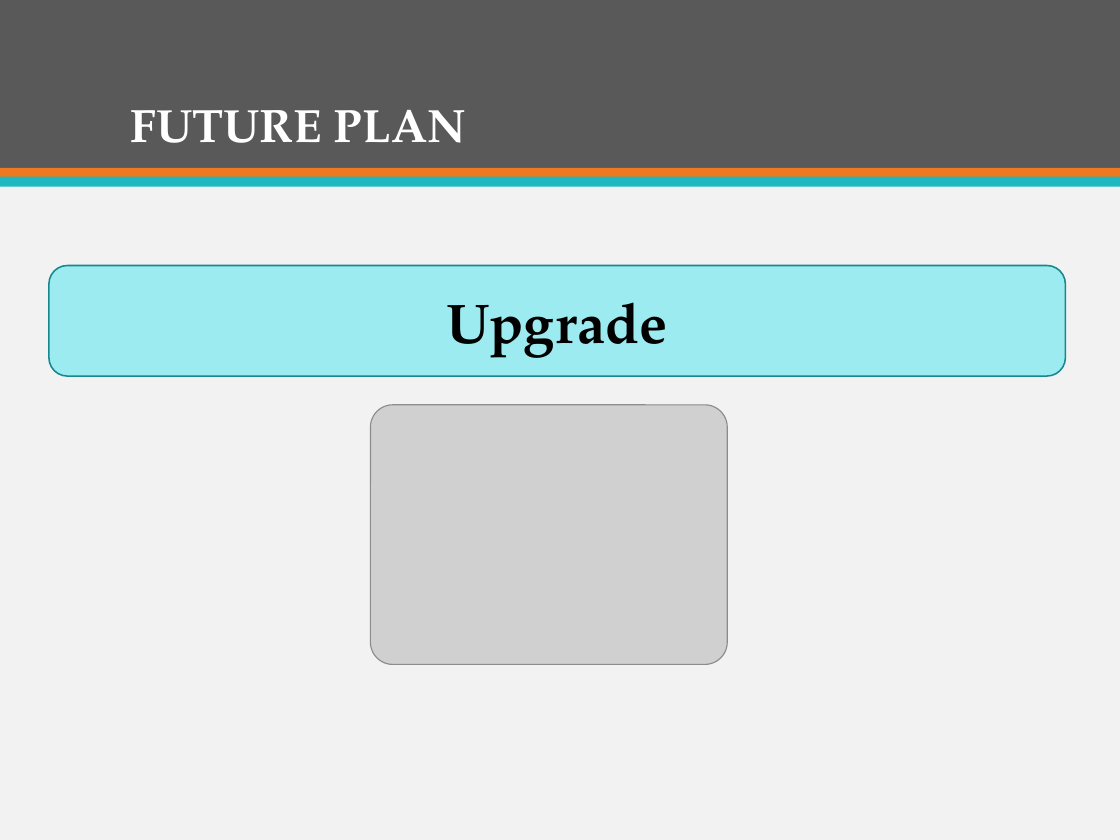
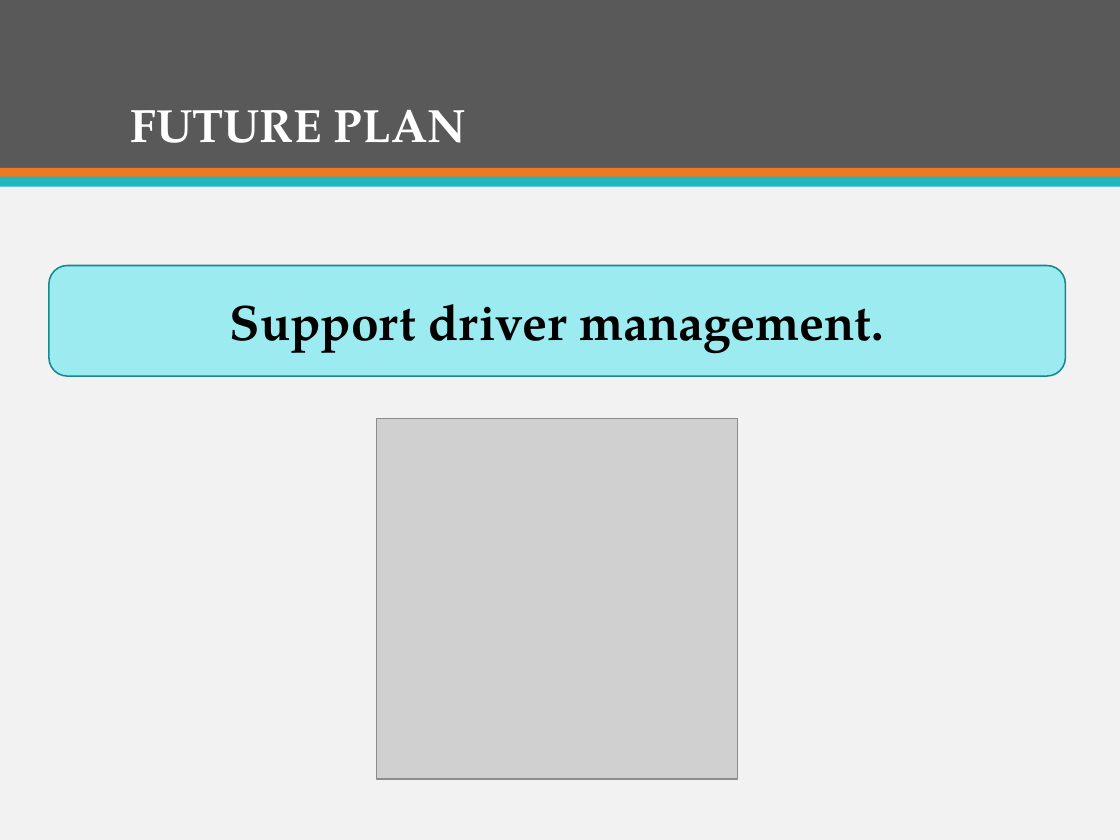
Before and after one commit to firzgard/CarRentalPortal, a slide deck: slide 65 of slide/CAR RENTAL PORTAL-Official.pptx (slide 66 before the commit). Drawn at 1120x840 pixels with LibreOffice and Linux fonts; fonts in the diff are those of the drawing; grey boxes stand for pictures. Boxes give left, top, right and bottom in pixels: in the first picture for what was removed or moved away, otherwise in the second. Text is boxed around its words. In the diff, an @@ line names an element or a change of style, - is before the commit and + after.

```diff
--- a/slide/CAR RENTAL PORTAL-Official.pptx
+++ b/slide/CAR RENTAL PORTAL-Official.pptx
@@ text in rounded rectangle at (x1=230, y1=304, x2=884, y2=354): text changed; size 36 to 32 pt @@
-Upgrade
+Support driver management.
@@ picture resized from (x1=371, y1=404, x2=728, y2=664) to (x1=376, y1=418, x2=737, y2=778) @@
```
Also in this commit, not shown: 9 other slides changed, 5 slides added, 6 slides removed.
